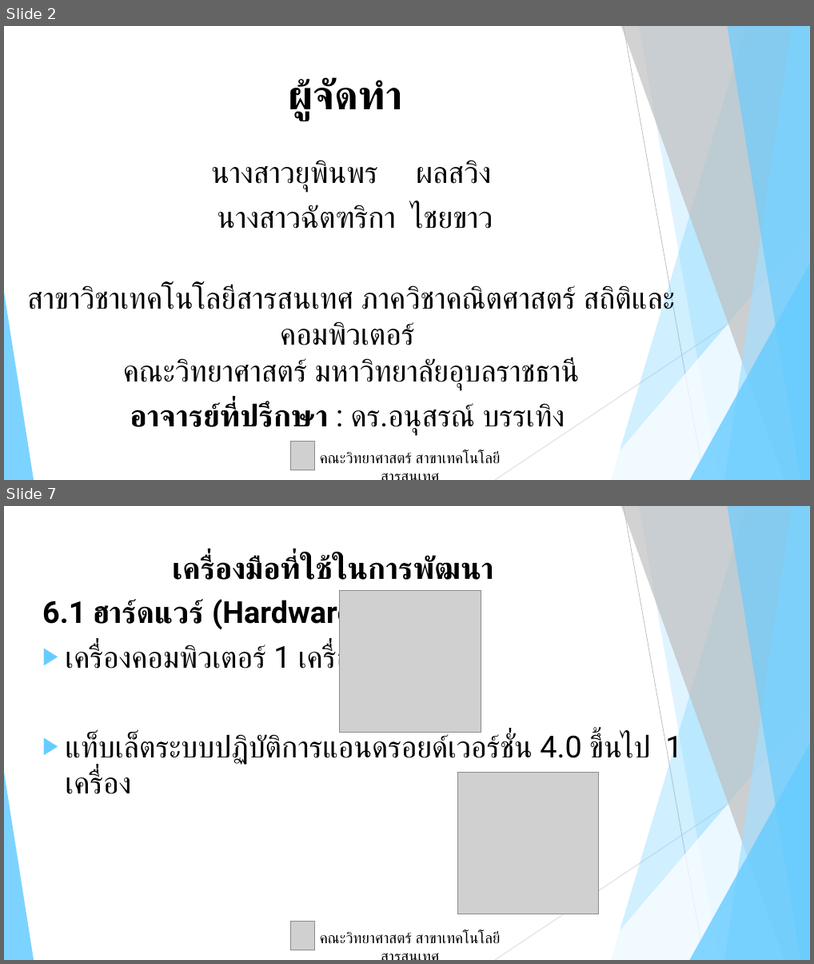
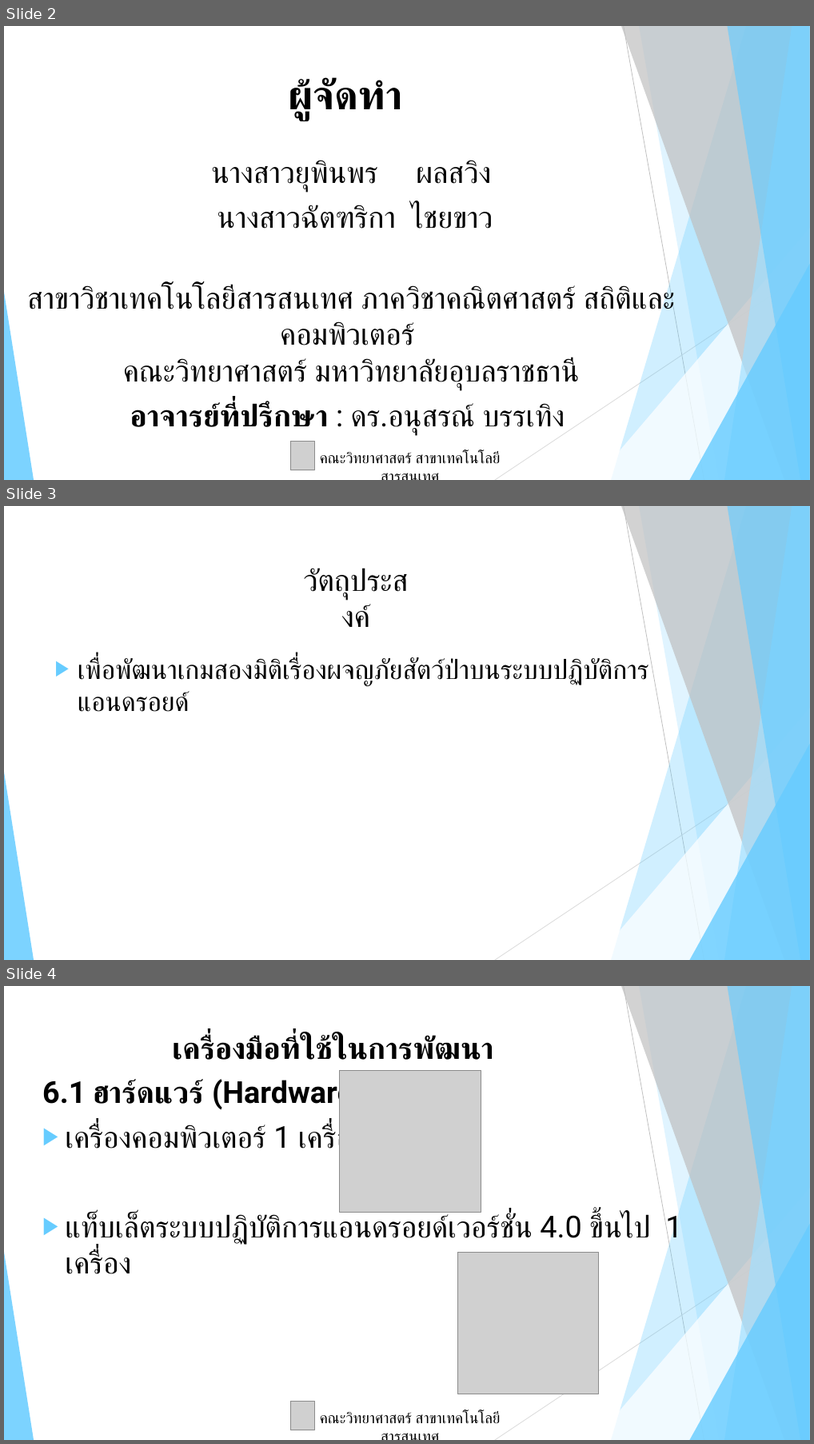
Before and after one commit to yupinpon/final_project, a slide deck: ppt/สอบความก้าวหน้ครั้งที่1.pptx. Shown one above the other, each under a label of ours: slides 2 and 7 before the commit, slides 2, 3 and 4 after it; the slides between them are not shown. The pictures are 814x964 and 814x1444 pixels, drawn with LibreOffice and Linux fonts; fonts in the diff are those of the drawing; grey boxes stand for pictures. Boxes give left, top, right and bottom in pixels: in the first picture for what was removed or moved away, otherwise in the second. Text is boxed around its words. In the diff, an @@ line names an element or a change of style, - is before the commit and + after.

```diff
--- a/ppt/สอบความก้าวหน้ครั้งที่1.pptx
+++ b/ppt/สอบความก้าวหน้ครั้งที่1.pptx
@@ slide 3 added at (x1=4, y1=506, x2=810, y2=960), background #FFFFFF; not listed: 10 template elements that a slide beside it also shows @@
@@ text added at (x1=304, y1=568, x2=409, y2=599), 36 pt, text #000000 @@
+วัตถุประสงค์
@@ text added at (x1=78, y1=658, x2=649, y2=686), 32 pt, text #000000 @@
+▶ เพื่อพัฒนาเกมสองมิติเรื่องผจญภัยสัตว์ป่าบนระบบปฏิบัติการแอนดรอยด์
@@ what was slide 7 is now slide 4 @@
```
Also in this commit, not shown: 3 slides changed, 2 other slides added, 1 slide removed, 1 other file.
